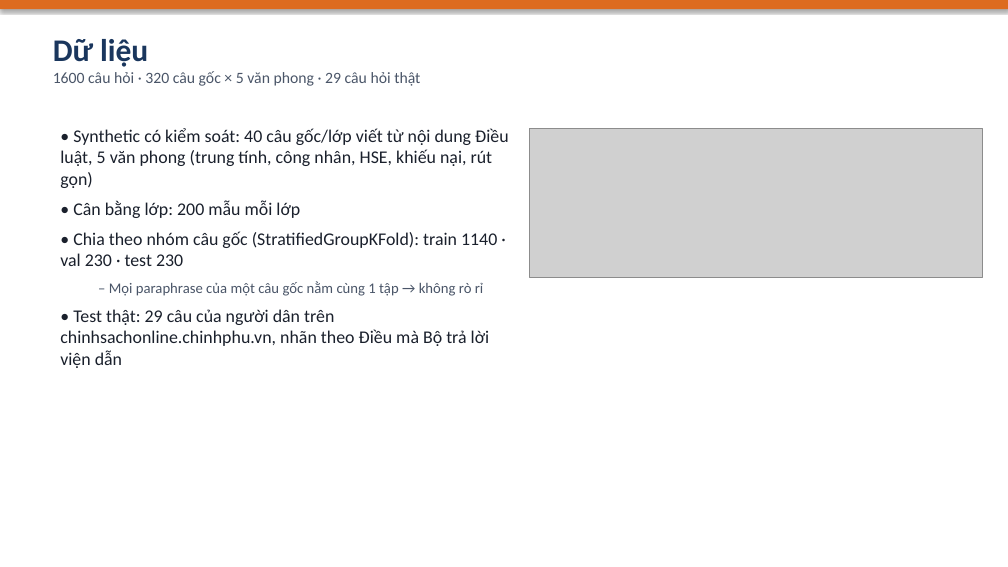
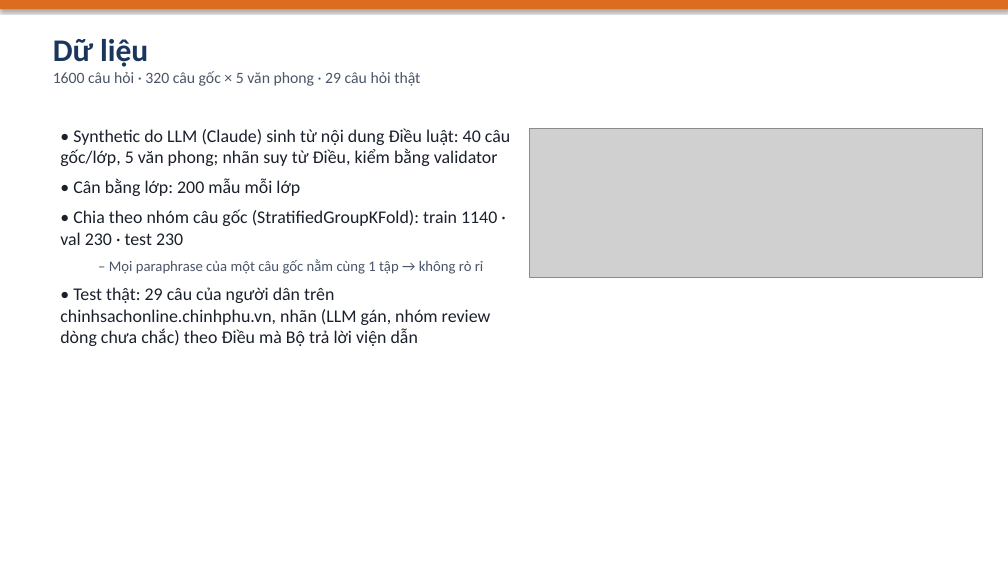
Before and after one commit to hoangdq08/uit-ohs-law-retrieval, a slide deck: slide 4 of reports/Slide_BaoCao_DoAn.pptx. Drawn at 1008x567 pixels with LibreOffice and Linux fonts; fonts in the diff are those of the drawing; grey boxes stand for pictures. Boxes give left, top, right and bottom in pixels: in the first picture for what was removed or moved away, otherwise in the second. Text is boxed around its words. In the diff, an @@ line names an element or a change of style, - is before the commit and + after.

Commit message:
docs: disclose LLM-generated data and labels, add team todo and review sheets

```diff
--- a/reports/Slide_BaoCao_DoAn.pptx
+++ b/reports/Slide_BaoCao_DoAn.pptx
@@ text at [60, 128, 510, 166]: text changed @@
-• Synthetic có kiểm soát: 40 câu gốc/lớp viết từ nội dung Điều luật, 5 văn phong (trung tính, công nhân, HSE, khiếu nại, rút gọn)
+• Synthetic do LLM (Claude) sinh từ nội dung Điều luật: 40 câu gốc/lớp, 5 văn phong; nhãn suy từ Điều, kiểm bằng validator
@@ text at [60, 287, 491, 346]: text changed @@
-• Test thật: 29 câu của người dân trên chinhsachonline.chinhphu.vn, nhãn theo Điều mà Bộ trả lời viện dẫn
+• Test thật: 29 câu của người dân trên chinhsachonline.chinhphu.vn, nhãn (LLM gán, nhóm review dòng chưa chắc) theo Điều mà Bộ trả lời viện dẫn
```
Also in this commit, not shown: 5 other files.
